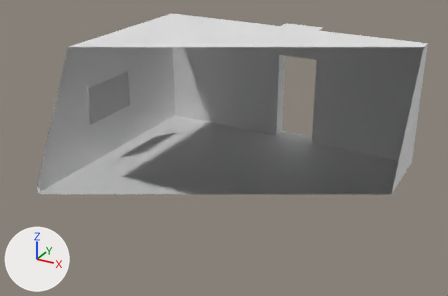
Before and after pictures for a commit that changed the FBX model Assets/Models/Location/MechanicsRoom/FixedMeshs/Office2Fixed.fbx.
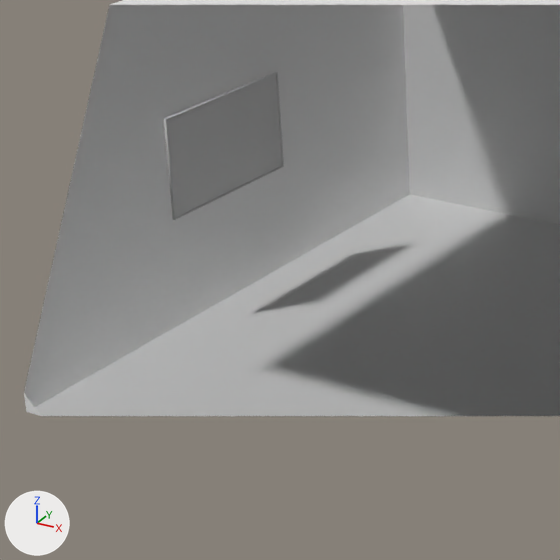
Each version is shown whole from a camera (50 mm lens) standing at (7.0, -13.75, 6.93) and looking at (0.4, -1.75, 0.93), then close up on the part from 6% to 51% of the width and 15% to 83% of the height. The lights are fixed; the arrows at lower left show +X, +Y and +Z. Everything nearer to the camera than a plane just in front of the edit is cut away. Where no turn or scale is listed for an object, it has been applied to the vertices.

In view in the first close-up: 'Office2Floor', 'Office2Roof', 'Office2Wall', 'Tablet2_low'.
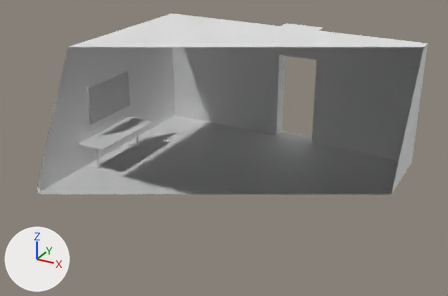
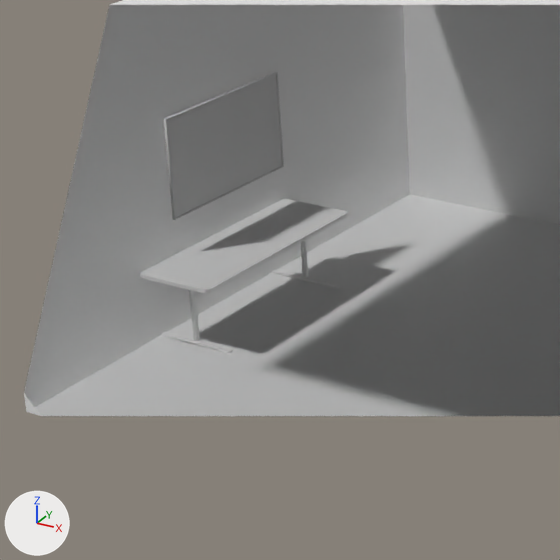
Pixel boxes (x1, y1, x2, y2) of what changed, in the close-ups (560 x 560 px):
'Tablet1Base_low', added
    after: (140, 199, 348, 293)
'Tablet1Holders_low', added
    after: (162, 240, 339, 354)

What changed in the scene script:
```text
Add mat_office2tablet1:
    mat_office2tablet1 = principled_material('Office2Tablet1')
    mat_office2tablet1.base_color = (0.8, 0.8, 0.8)  # white #e7e7e7
Add me_cube_020:
    me_cube_020.from_pydata(...)  # 64 vertices, 124 faces; spans x -0.4..0.4, y -1.1..1.1, z -0.02..0.01
    me_cube_020.materials.append(mat_office2tablet1)  # white #e7e7e7
Add me_cube_021:
    me_cube_021.from_pydata(...)  # 284 vertices, 404 faces; spans x -0.4..0.4, y -0.03..1.73, z -0.32..0.36
    me_cube_021.materials.append(mat_office2tablet1)  # white #e7e7e7
Add ob_tablet1base_low:
    ob_tablet1base_low = bpy.data.objects.new('Tablet1Base_low', me_cube_020)
    ob_tablet1base_low.location = (-2.814, -1.757, 0.704)
Add ob_tablet1holders_low:
    ob_tablet1holders_low = bpy.data.objects.new('Tablet1Holders_low', me_cube_021)
    ob_tablet1holders_low.location = (-2.816, -2.604, 0.317)
```
